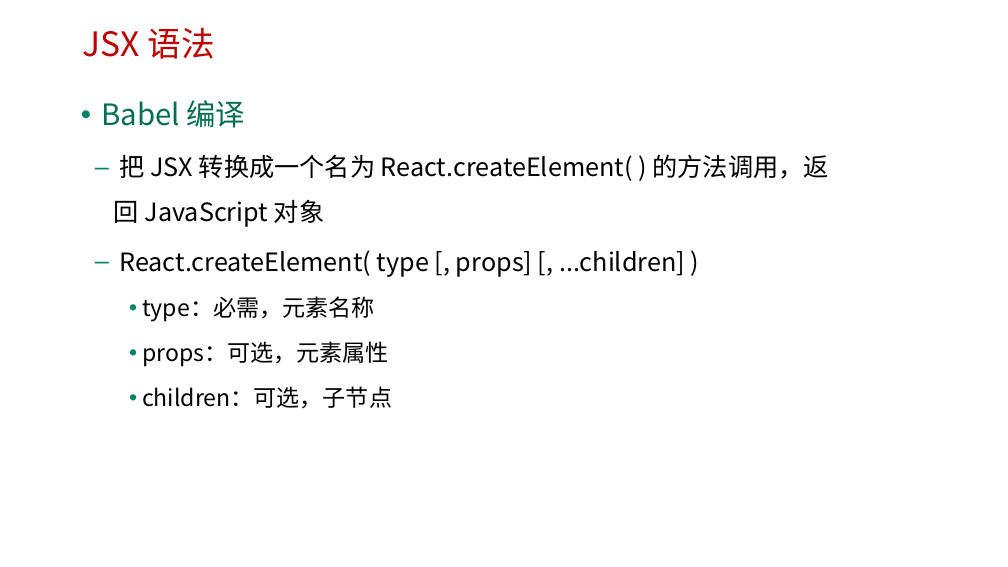
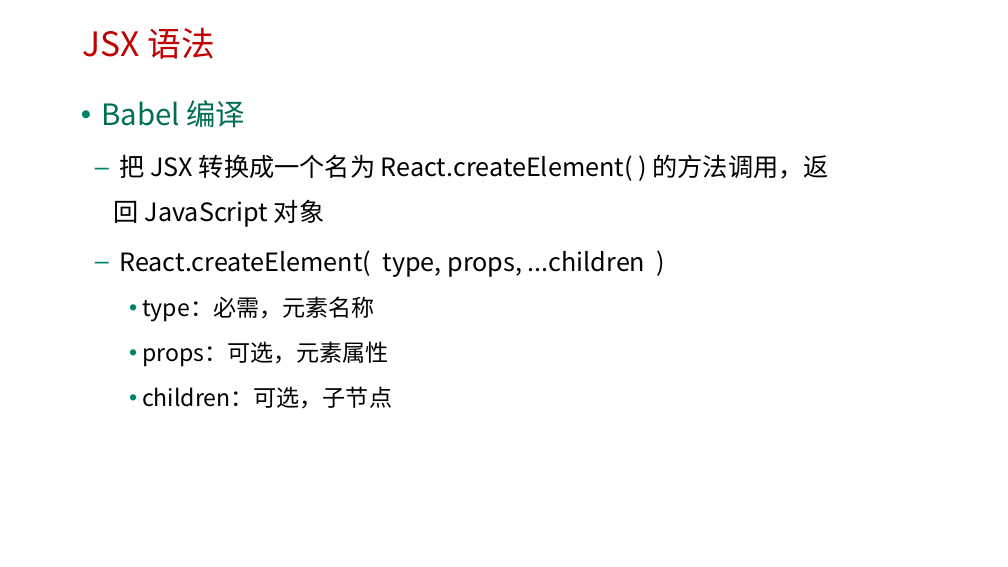
Before and after one commit to edu2act/course-react, a slide deck: slide 5 of materials/slides/ch02-React基础语法.pptx. Drawn at 1008x567 pixels with LibreOffice and Linux fonts; fonts in the diff are those of the drawing; background and template pictures are left out. Boxes give left, top, right and bottom in pixels: in the first picture for what was removed or moved away, otherwise in the second. Text is boxed around its words. In the diff, an @@ line names an element or a change of style, - is before the commit and + after.

```diff
--- a/materials/slides/ch02-React基础语法.pptx
+++ b/materials/slides/ch02-React基础语法.pptx
@@ text at (119, 250, 645, 277): text changed @@
-  – React.createElement( type [, props] [, ...children] )
+  – React.createElement( type, props, ...children )
```
Also in this commit, not shown: 53 other files.
